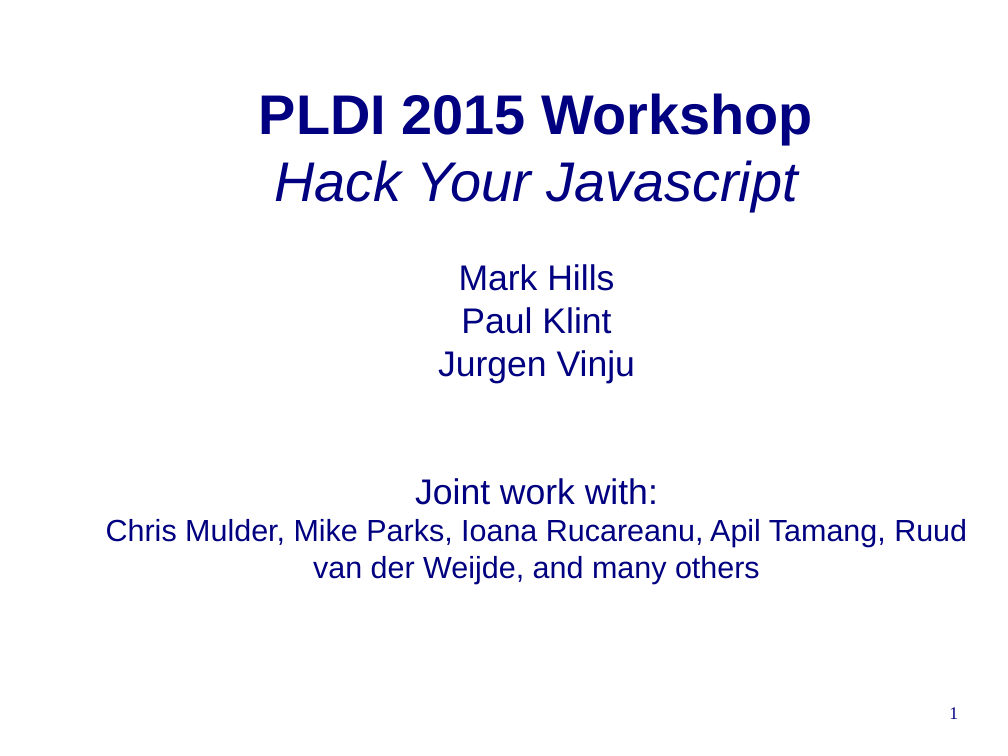
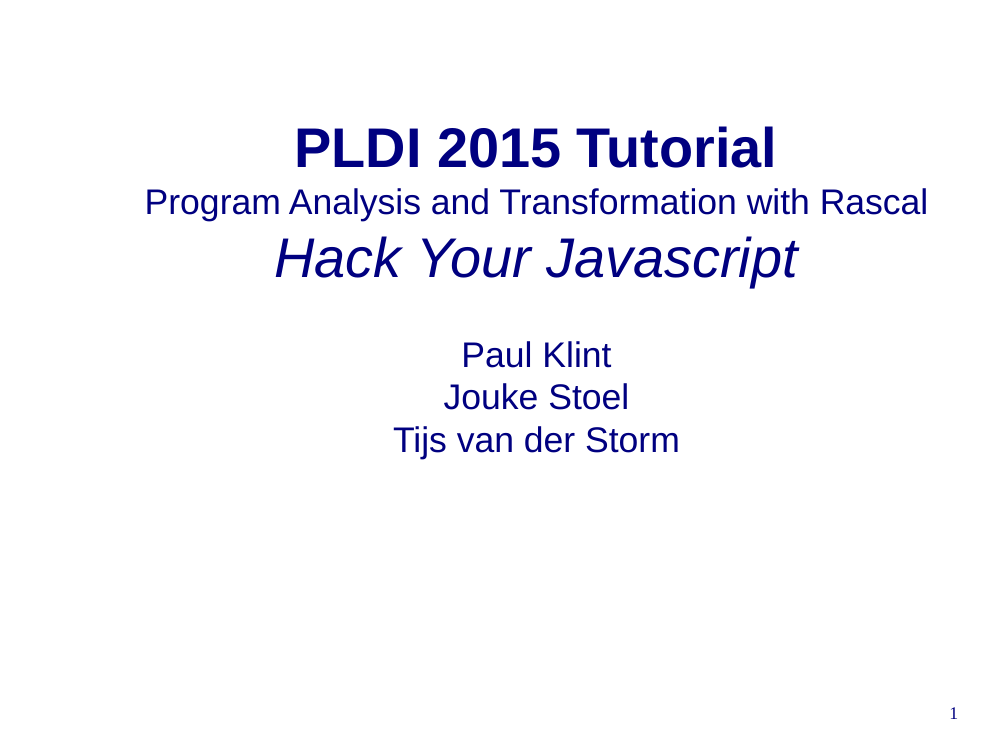
Before and after one commit to cwi-swat/rascal-course-pldi-2015, a slide deck: slide 1 of presentations/HackYourJavascript.odp. Drawn at 1008x756 pixels with LibreOffice and Linux fonts; fonts in the diff are those of the drawing; background and template pictures are left out. Boxes give left, top, right and bottom in pixels: in the first picture for what was removed or moved away, otherwise in the second. Text is boxed around its words. In the diff, an @@ line names an element or a change of style, - is before the commit and + after.

Commit message:
Title page

```diff
--- a/presentations/HackYourJavascript.odp
+++ b/presentations/HackYourJavascript.odp
@@ title at (145,126,929,459): text changed; size 24 to 28 pt @@
-PLDI 2015 Workshop
-Hack Your Javascript
-Mark Hills
-Paul Klint
-Jurgen Vinju
-Joint work with:
-Chris Mulder, Mike Parks, Ioana Rucareanu, Apil Tamang, Ruud van der Weijde, and many others
+PLDI 2015 Tutorial
+Program Analysis and Transformation with Rascal
+Hack Your Javascript
+Paul Klint
+Jouke Stoel
+Tijs van der Storm
```
Also in this commit, not shown: 2 other slides changed.
